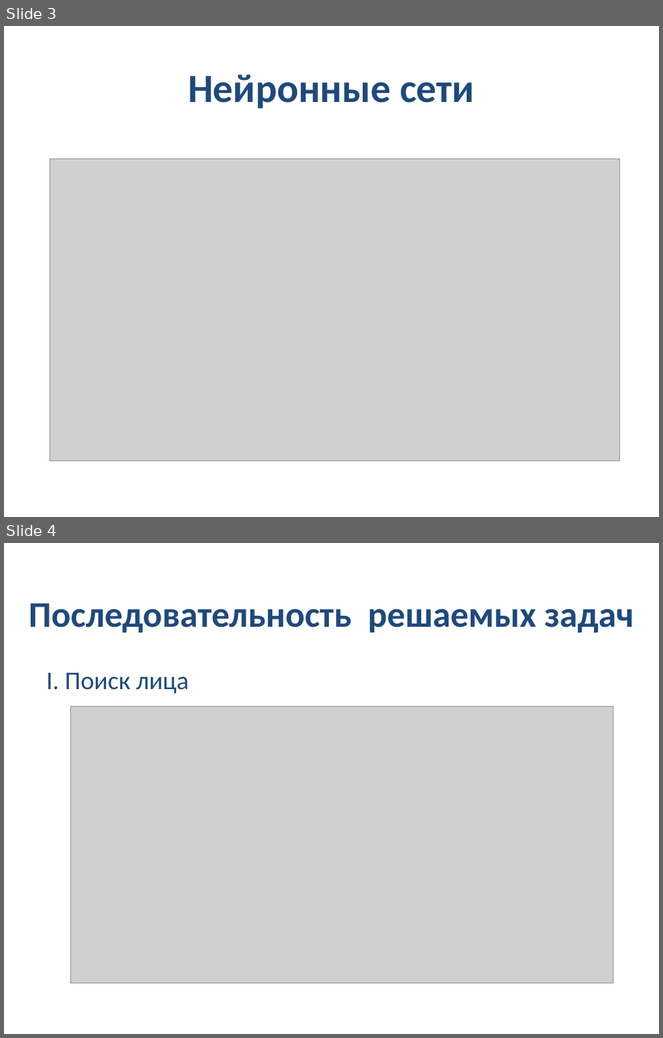
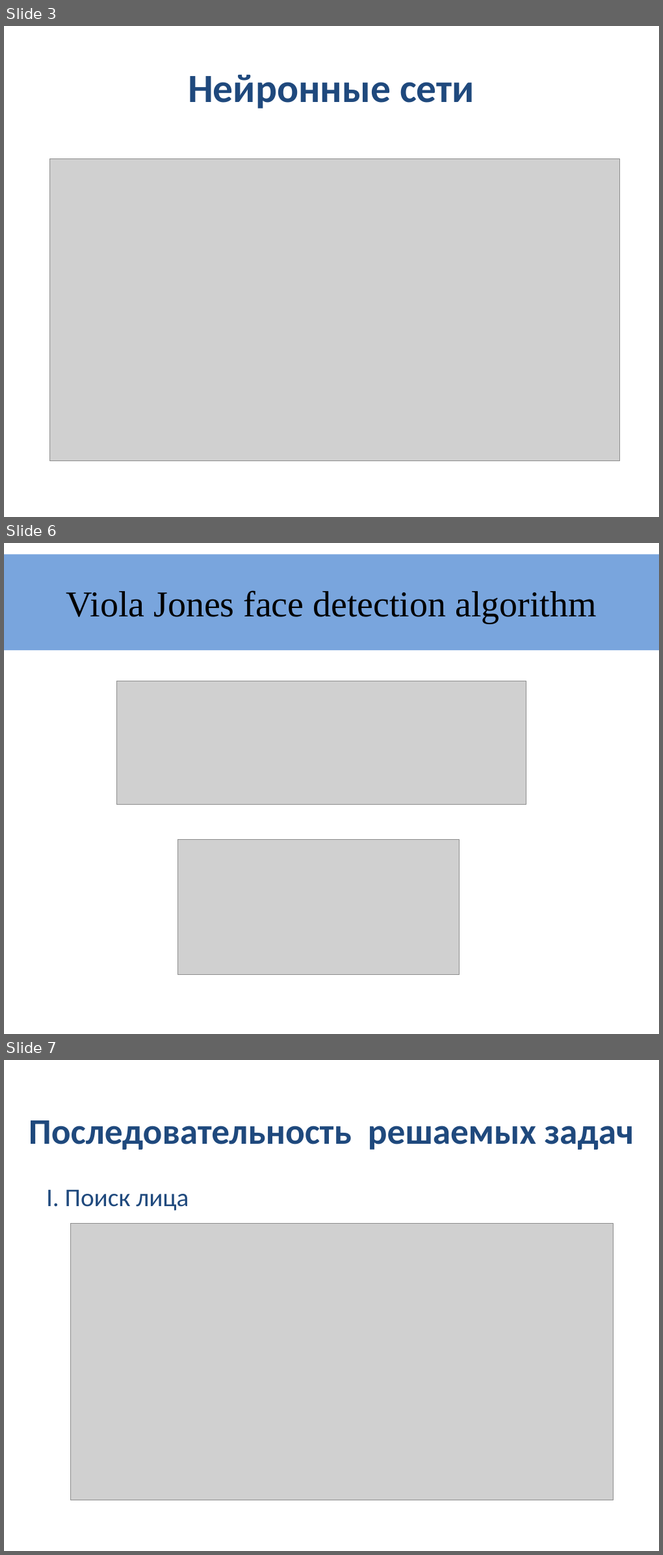
Before and after one commit to ohld/edipus, a slide deck: presentation_files/Презентация.pptx. Shown one above the other, each under a label of ours: slides 3 and 4 before the commit, slides 3, 6 and 7 after it; the slides between them are not shown. The pictures are 663x1038 and 663x1555 pixels, drawn with LibreOffice and Linux fonts; fonts in the diff are those of the drawing; grey boxes stand for pictures; background and template pictures are left out. Boxes give left, top, right and bottom in pixels: in the first picture for what was removed or moved away, otherwise in the second. Text is boxed around its words. In the diff, an @@ line names an element or a change of style, - is before the commit and + after.

Commit message:
updated presentation
add information about finding faces on images

```diff
--- a/presentation_files/Презентация.pptx
+++ b/presentation_files/Презентация.pptx
@@ slide 6 added at bbox=[4, 543, 659, 1034], background #FFFFFF at 39% opacity @@
@@ title added at bbox=[4, 554, 659, 650], fill #558ED5 at 79% opacity, 40 pt, text #000000 @@
+Viola Jones face detection algorithm
@@ picture added at bbox=[116, 681, 526, 805] @@
@@ picture added at bbox=[178, 840, 460, 975] @@
@@ what was slide 4 is now slide 7 @@
```
Also in this commit, not shown: 2 slides changed, 3 other slides added, 1 slide removed.
